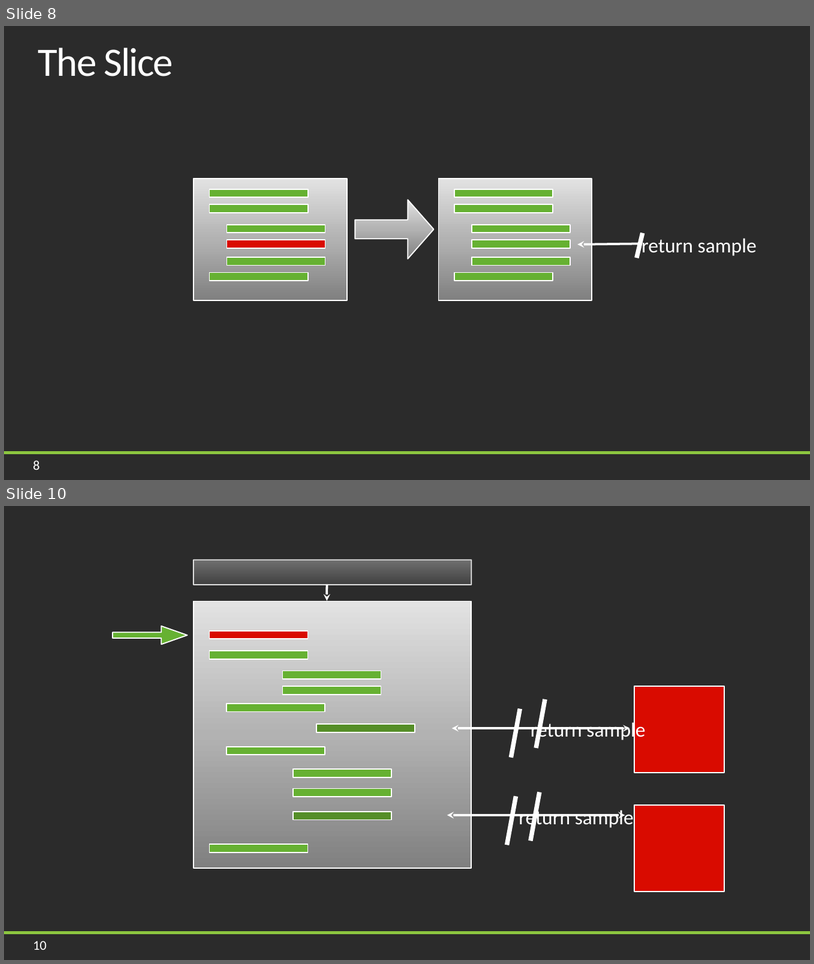
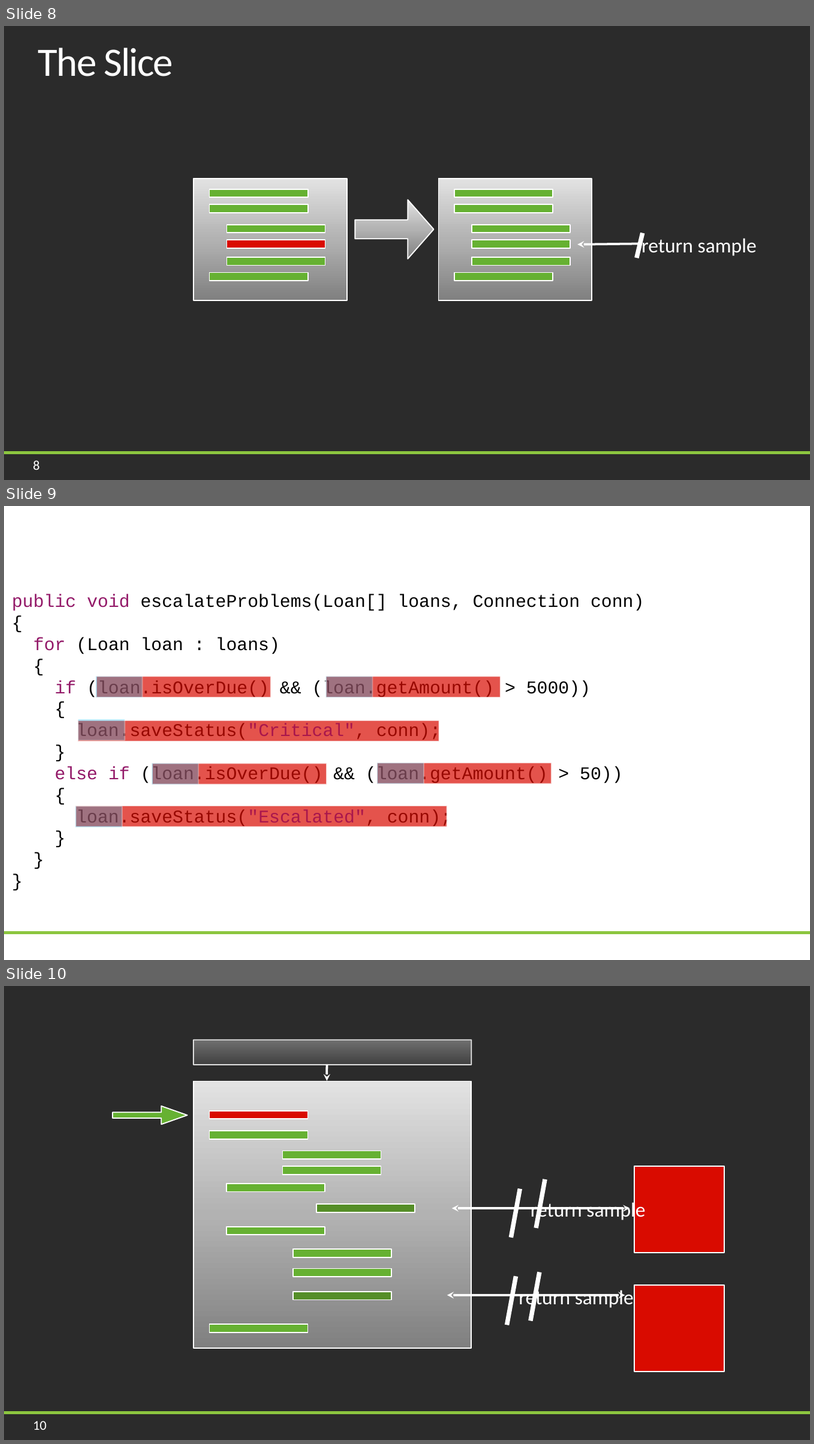
Before and after one commit to jason-kerney/PeelAndSlice, a slide deck: Documents/Slides.pptx. Shown one above the other, each under a label of ours: slides 8 and 10 before the commit, slides 8, 9 and 10 after it; the slides between them are not shown. The pictures are 814x964 and 814x1444 pixels, drawn with LibreOffice and Linux fonts; fonts in the diff are those of the drawing; background and template pictures are left out; a plain dark background stands for a picture behind light text. Boxes give left, top, right and bottom in pixels: in the first picture for what was removed or moved away, otherwise in the second. Text is boxed around its words. In the diff, an @@ line names an element or a change of style, - is before the commit and + after.

```diff
--- a/Documents/Slides.pptx
+++ b/Documents/Slides.pptx
@@ slide 9 added at (4, 506, 810, 960), background picture (left out); not listed: 2 template elements that a slide beside it also shows @@
@@ text added at (12, 594, 644, 827), 16 pt, text #000000 @@
+public void escalateProblems(Loan[] loans, Connection conn)
+{
+for (Loan loan : loans)
+{
+if (loan.isOverDue() && (loan.getAmount() > 5000))
+{
+loan.saveStatus("Critical", conn);
+}
+else if (loan.isOverDue() && (loan.getAmount() > 50))
+{
+loan.saveStatus("Escalated", conn);
+}
+}
+}
@@ rectangle added at (96, 676, 143, 697), fill #00BAFB at 30% opacity, outline #FFFFFF 1 pt @@
@@ rectangle added at (97, 676, 272, 697), fill #D90B00 at 70% opacity, outline #FFFFFF 1 pt @@
@@ rectangle added at (326, 676, 501, 697), fill #D90B00 at 70% opacity, outline #FFFFFF 1 pt @@
@@ rectangle added at (326, 676, 372, 697), fill #00BAFB at 30% opacity, outline #FFFFFF 1 pt @@
@@ rectangle added at (78, 721, 440, 741), fill #D90B00 at 70% opacity, outline #FFFFFF 1 pt @@
@@ rectangle added at (78, 719, 125, 740), fill #00BAFB at 30% opacity, outline #FFFFFF 1 pt @@
@@ rectangle added at (152, 763, 198, 784), fill #00BAFB at 30% opacity, outline #FFFFFF 1 pt @@
@@ rectangle added at (152, 763, 327, 784), fill #D90B00 at 70% opacity, outline #FFFFFF 1 pt @@
@@ rectangle added at (377, 762, 552, 783), fill #D90B00 at 70% opacity, outline #FFFFFF 1 pt @@
@@ rectangle added at (377, 762, 424, 783), fill #00BAFB at 30% opacity, outline #FFFFFF 1 pt @@
@@ rectangle added at (76, 805, 447, 826), fill #D90B00 at 70% opacity, outline #FFFFFF 1 pt @@
@@ rectangle added at (76, 806, 123, 827), fill #00BAFB at 30% opacity, outline #FFFFFF 1 pt @@
```
Also in this commit, not shown: 2 other slides added, 3 slides removed.
